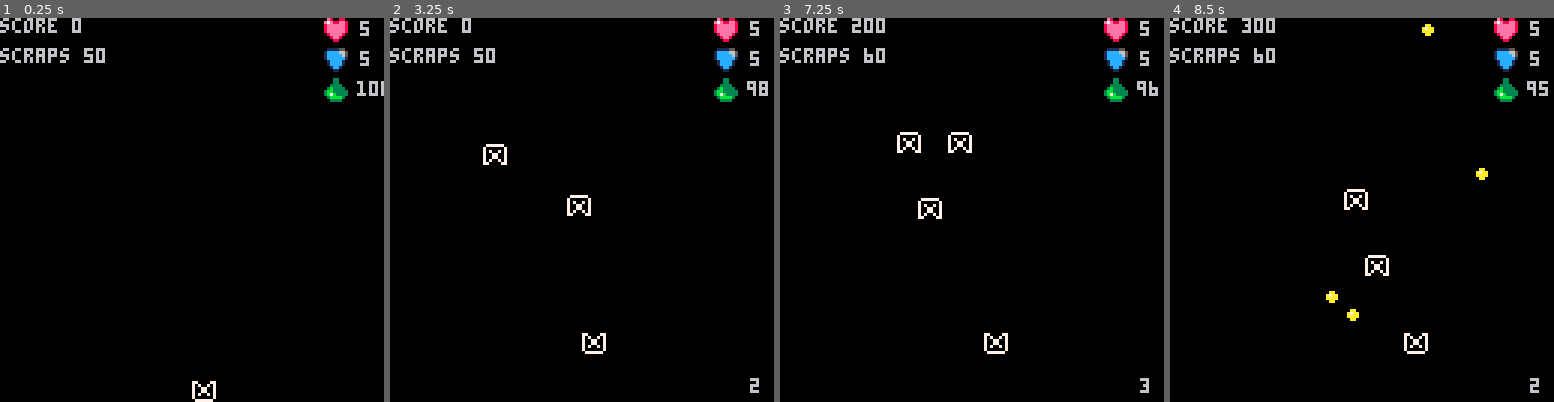
Above: before the commit, frames 1-4 (left to right).
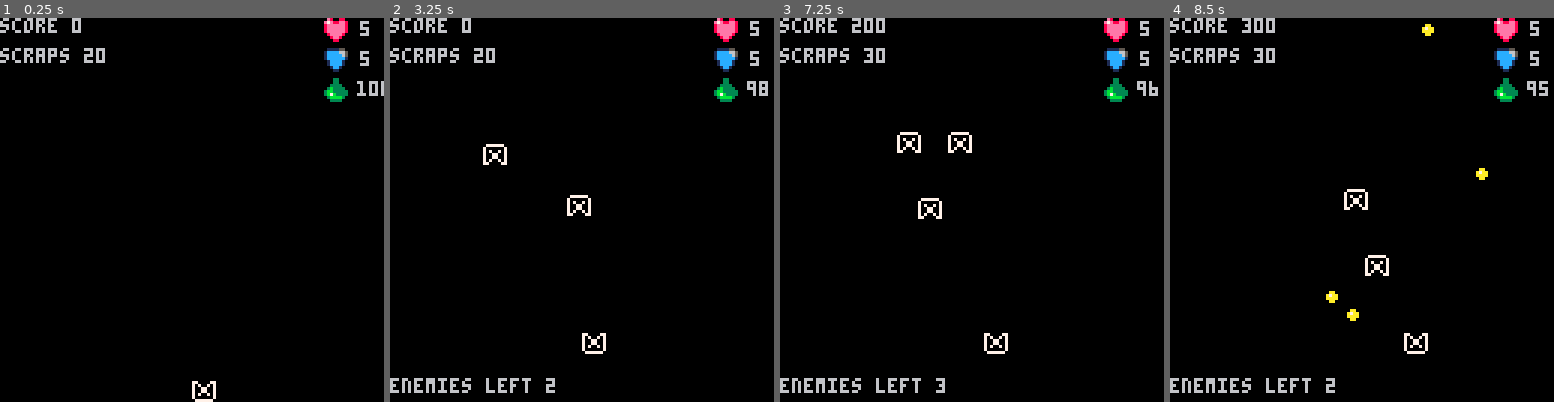
Above: after the commit, the same moments.

Repository: NinetiesPaul/Orion-s-Defender
Game: PICO-8 cartridge orionsdefender.p8
Two runs of this game, one before a commit and one after it. Both use one fixed random seed, a clock stepped at 60 frames per second and the inputs below.
Inputs:
- Up to frame 1 (0.25 s): no input
- Up to frame 2 (3.25 s): tap X (X key) at 0.33, 1.07, 1.85, 2.97 s; tap O (Z key) at 0.7, 1.7, 2.1, 2.5, 2.9 s; hold Right 1.6-2.1 s; hold Up 2.15-2.42 s; hold Right 2.47-3.03 s; hold Left from 3.08 s (still down)
- Up to frame 3 (7.25 s): tap O (Z key) every 0.4 s from 3.3 to 6.9 s; release Left at 3.58 s; hold Down 3.63-3.97 s; hold Right 4.02-4.68 s; tap X (X key) at 4.08, 5.2, 6.32 s; hold Up 4.73-5.03 s; hold Left 5.08-5.68 s; hold Down 5.73-6.03 s; hold Right 6.08-6.58 s; hold Right 6.63-7.13 s; hold Up from 7.18 s (still down)
- Up to frame 4 (8.5 s): tap O (Z key) at 7.3, 7.7, 8.1 s; tap X (X key) at 7.43 s; release Up at 7.45 s; hold Right 7.5-8.07 s; hold Left from 8.12 s (still down)

The runs differ from the first frame. In frame 1, less than 0.1% of the frame differs, in the area x 21-25%, y 8-11%; in frame 2, 0.8%; in frame 3, 0.8%; in frame 4, 0.8%, in the area x 0-97%, y 7-98%.

Commit message:
changing enemy number according to difficulty; visual fichanges

Diff:
--- a/orionsdefender.p8
+++ b/orionsdefender.p8
@@ -11,7 +11,7 @@
 armor = 5
 score = 0
 difficulty = 1
-scraps = 50
+scraps = 20
 
 clock = 0
 
@@ -52,7 +52,7 @@
   spr(005,108,20)
   print(flr(fuel),119,21)
 
-  print(enemy_count,120,120)
+  print("enemies left " .. enemy_count,0,120)
 
   spr(ship_image,ship_x,ship_y)
   if (clock % 30 == 0) create_enemy_bullet()
@@ -105,6 +105,7 @@
 function start_battle()
  enemy_count = flr(rnd(6))
  if (enemy_count == 0) enemy_count = 1
+ enemy_count = enemy_count * difficulty
 
  for enemy_count = enemy_count,0,-1 do
   local enemy = {}
